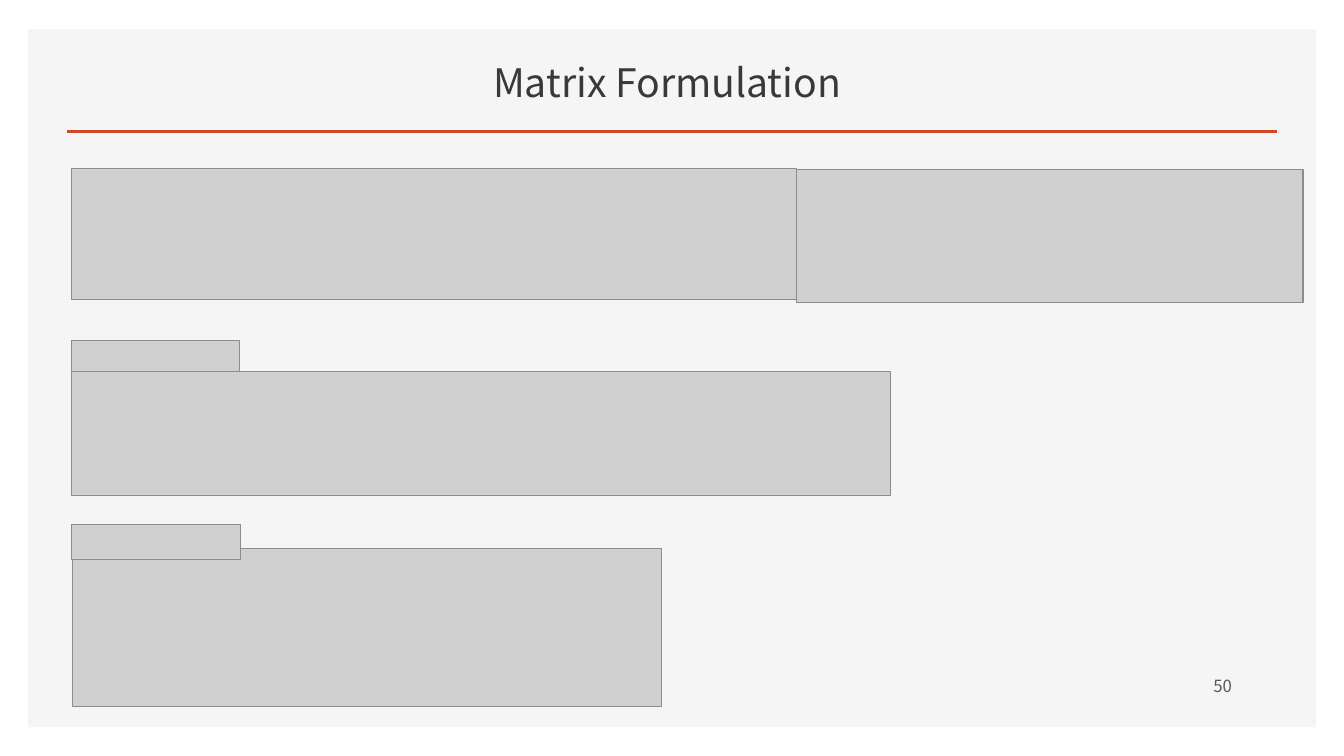
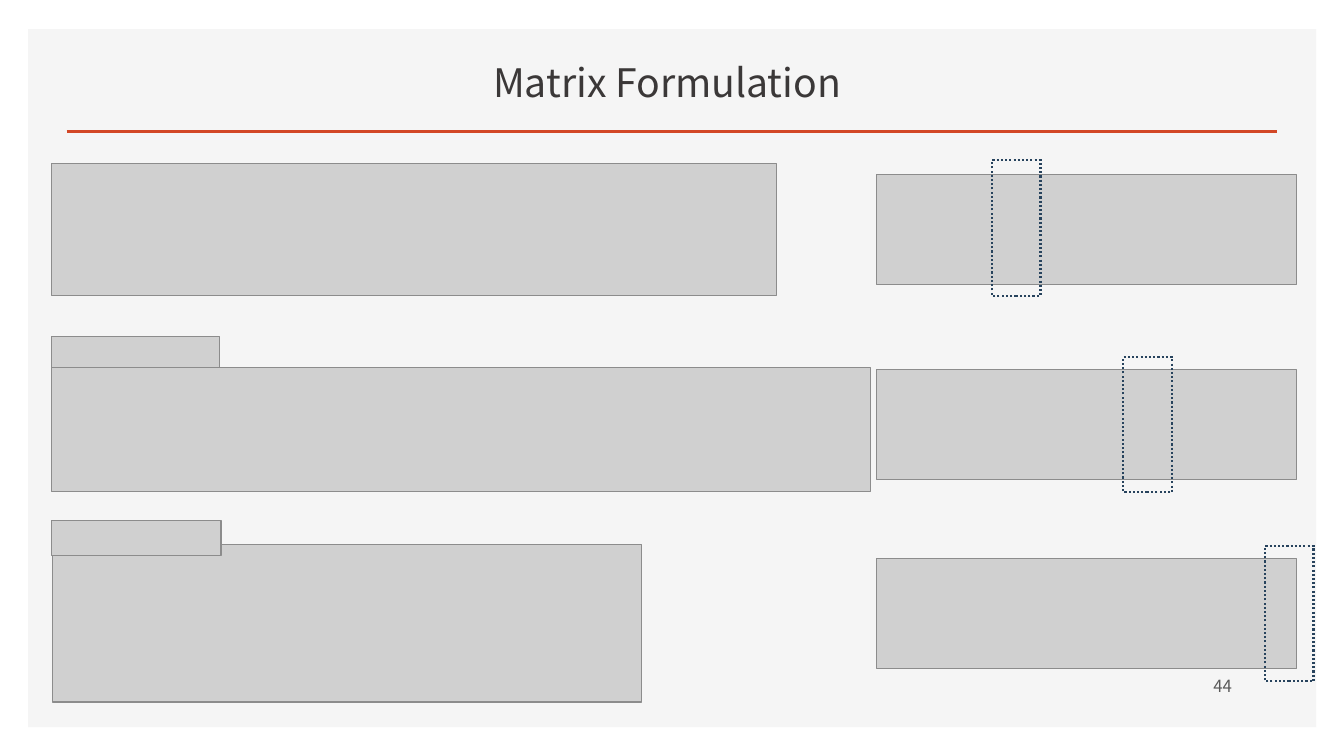
Before and after one commit to ancestor9/mathematics-for-machine-learning, a slide deck: slide 44 of Linear_Algebra/w4_Perceptron_Regression.pptx (slide 50 before the commit). Drawn at 1344x756 pixels with LibreOffice and Linux fonts; fonts in the diff are those of the drawing; grey boxes stand for pictures; background and template pictures are left out. Boxes give left, top, right and bottom in pixels: in the first picture for what was removed or moved away, otherwise in the second. Text is boxed around its words. In the diff, an @@ line names an element or a change of style, - is before the commit and + after.

```diff
--- a/Linear_Algebra/w4_Perceptron_Regression.pptx
+++ b/Linear_Algebra/w4_Perceptron_Regression.pptx
@@ picture added at (877, 174, 1298, 285) @@
@@ rectangle added at (992, 160, 1041, 295), outline #28445D 1.5 pt dashed @@
@@ rectangle added at (1124, 357, 1173, 492), outline #28445D 1.5 pt dashed @@
@@ 5 pictures: place and size @@
-5 pictures at (72, 168, 891, 707)
+5 pictures at (51, 164, 871, 703)
@@ picture: place and size @@
-picture at (797, 169, 1304, 302)
+picture at (877, 369, 1298, 480)
@@ picture added at (877, 559, 1298, 669) @@
@@ rectangle added at (1265, 546, 1314, 682), outline #28445D 1.5 pt dashed @@
@@ page number at (1213, 679, 1232, 692): text changed @@
-50
+44
```
Also in this commit, not shown: 14 other slides changed, 7 slides added, 21 slides removed.
